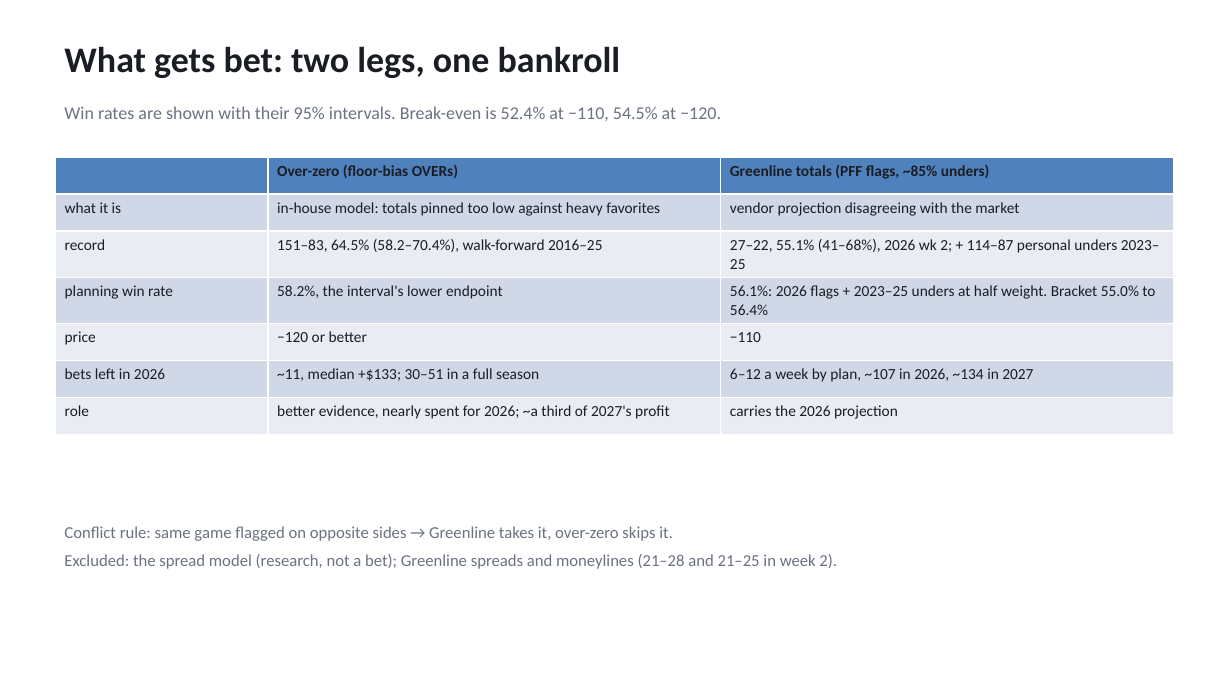
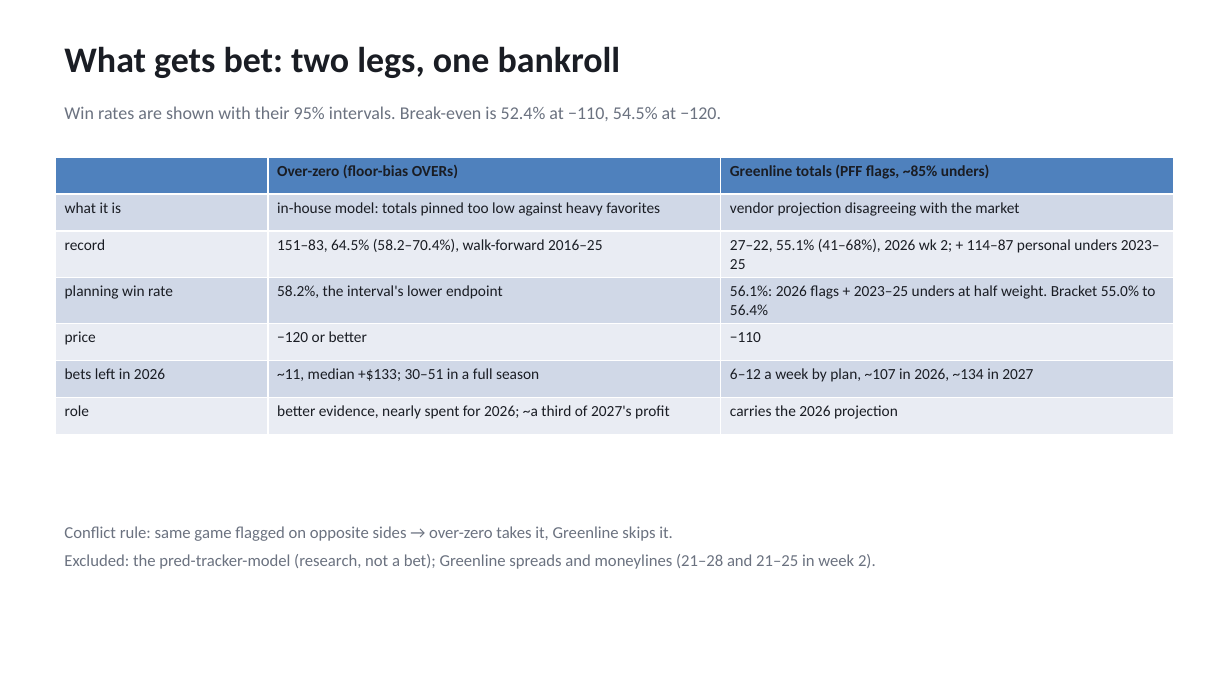
Before and after one commit to bmckelvey11/cfb-site, a slide deck: slide 3 of research/bankroll/docs/seed-bankroll-proposal-2026-09-17.pptx. Drawn at 1232x693 pixels with LibreOffice and Linux fonts; fonts in the diff are those of the drawing. Boxes give left, top, right and bottom in pixels: in the first picture for what was removed or moved away, otherwise in the second. Text is boxed around its words. In the diff, an @@ line names an element or a change of style, - is before the commit and + after.

```diff
--- a/research/bankroll/docs/seed-bankroll-proposal-2026-09-17.pptx
+++ b/research/bankroll/docs/seed-bankroll-proposal-2026-09-17.pptx
@@ text at bbox=[64, 526, 876, 569]: text changed @@
-Conflict rule: same game flagged on opposite sides → Greenline takes it, over-zero skips it.
-Excluded: the spread model (research, not a bet); Greenline spreads and moneylines (21–28 and 21–25 in week 2).
+Conflict rule: same game flagged on opposite sides → over-zero takes it, Greenline skips it.
+Excluded: the pred-tracker-model (research, not a bet); Greenline spreads and moneylines (21–28 and 21–25 in week 2).
```
Also in this commit, not shown: 4 other files.
